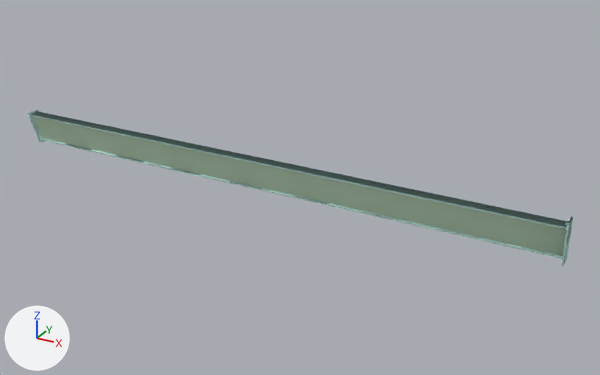
One commit to the Blender file src/props_2fort/spytech_roofbeam02.blend: the scene before it, then after it.
Both versions are drawn from a 50 mm camera at (136.0, -854.0, 452.0) aimed at (-351.0, 30.0, 9.0). Lighting does not change. The marker at lower left points along +X, +Y and +Z.

Names of what the first picture shows: 'spytech_roofbeam02_physics', 'spytech_roofbeam02_reference', 'spytech_roofbeam02_reference_lod1'.
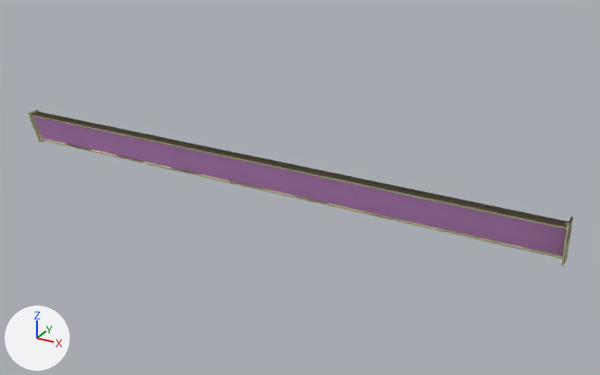
Boxes [x1, y1, x2, y2] around the edits, measured in the pictures (600 x 375 px):
'spytech_roofbeam02_physics', recoloured
    both: [34, 113, 567, 256]
'spytech_roofbeam02_reference', recoloured
    both: [28, 109, 570, 262]
'spytech_roofbeam02_reference_lod1', recoloured
    both: [562, 217, 573, 266]

What changed in the scene script:
```text
Change mat_spytech_roofbeam02:
    mat_spytech_roofbeam02.base_color: (0.614, 0.924, 0.852) -> (0.723, 0.685, 0.419)  # cyan #cef6ee -> beige #ddd8ad
Change mat_phy:
    mat_phy.base_color: (0.753, 0.986, 0.742) -> (0.875, 0.424, 0.931)  # white #e1fde0 -> pink #f0aef7
```
